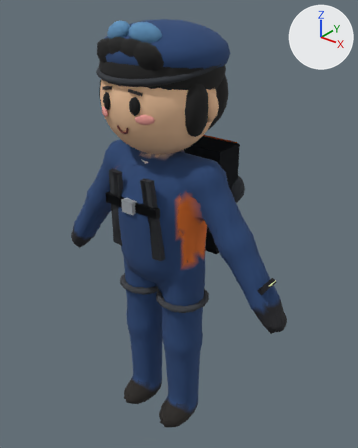
One commit to the glTF model public/models/characters/player.glb: the scene before it, then after it.
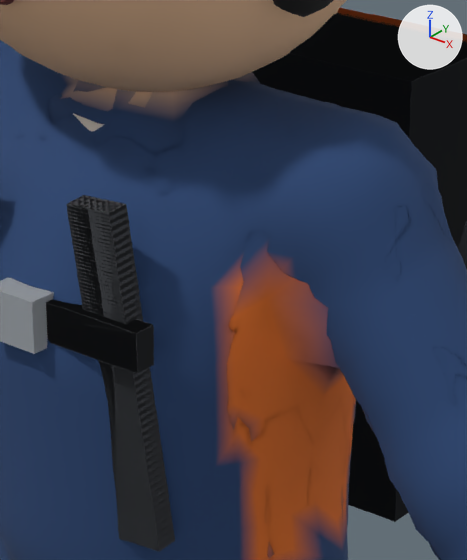
There are two pictures of each version: one whole from a camera (50 mm lens) standing at (5416.019, -3310.362, 8051.055) and looking at (5414.904, -3308.969, 8050.191), one close up on the part from 35% to 65% of the width and 30% to 59% of the height. Arrows for +X, +Y and +Z are at upper right; the lights stay in place. The last two pictures show the newer version. Vertices at exactly the same position are counted once.
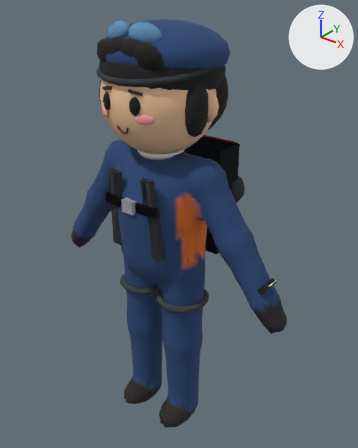
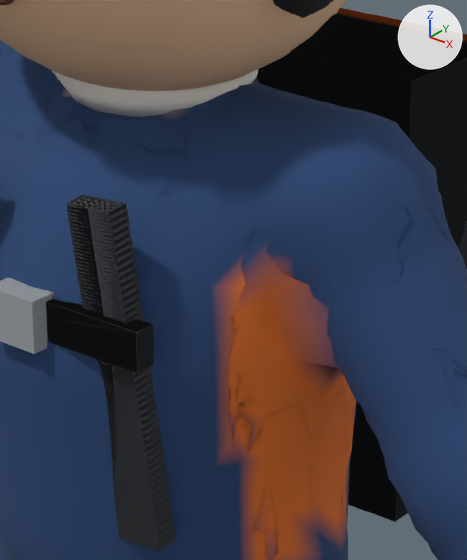
The newer file is also turned or shifted as a whole; pictures and numbers use the older file's frame.

What the commit changed:
me_mesh_0 has 5153 vertices, 10170 faces and spans x 5414.36..5415.44, y -3309.27..-3308.74, z 8049.32..8050.95.
me_mesh_0 is used by ob_mesh_0; location (0.0, 0.0, 0.0).
me_mesh_0 part 1: the loose piece of 80 vertices spanning x 5414.81..5414.99, y -3309.16..-3308.98, z 8050.46..8050.5 is moved by (0.0, 0.0, 0.04).

What differs and where, as boxes (x1, y1, x2, y2) in the close-ups (467 x 560 px; the box of a moved part takes in the faces that stretch with it):
part 1 of me_mesh_0, moved or reshaped (mostly hidden before)
    before: (73, 113, 105, 132)
    after: (52, 70, 258, 117)
